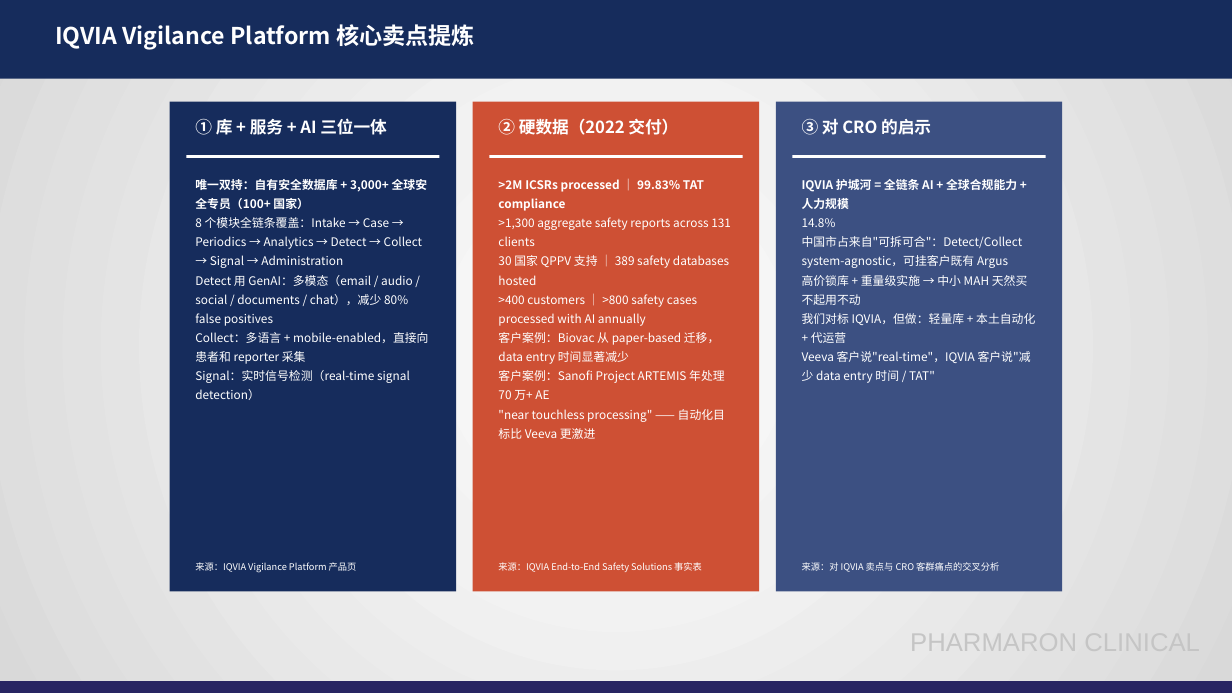
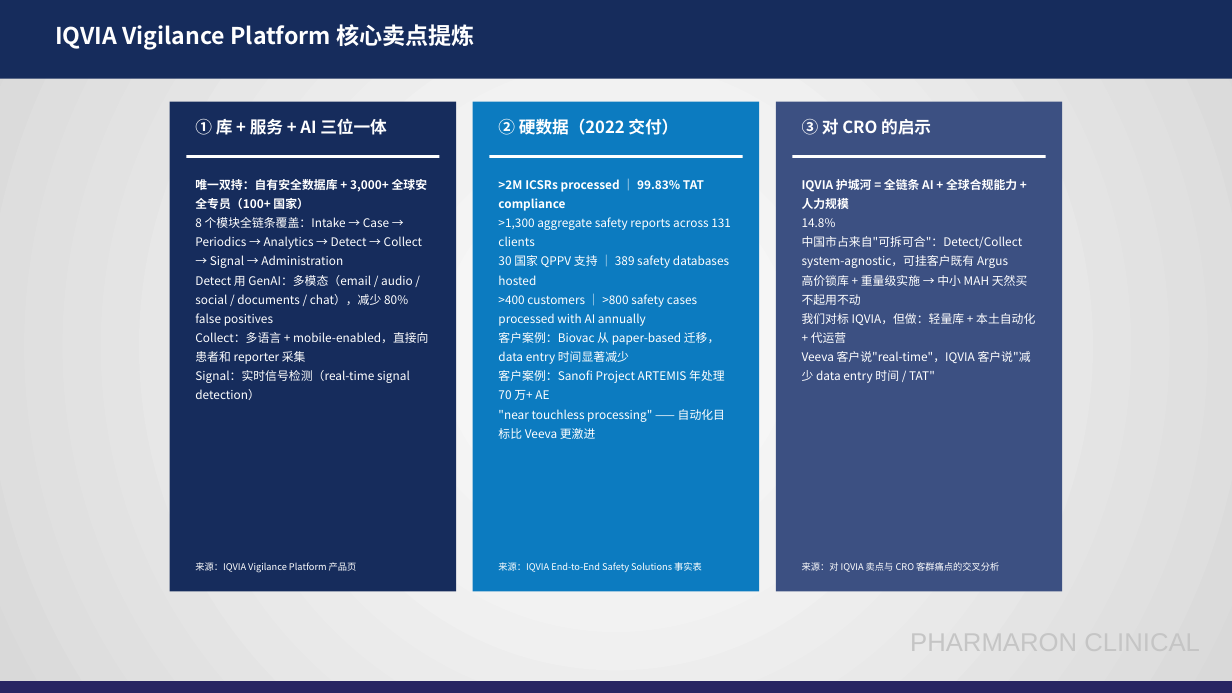
Before and after one commit to Eros-Python/TRAE-CODE, a slide deck: slide 21 of PV数据库市场调研总结-20261111.pptx. Drawn at 1232x693 pixels with LibreOffice and Linux fonts; fonts in the diff are those of the drawing; background and template pictures are left out. Boxes give left, top, right and bottom in pixels: in the first picture for what was removed or moved away, otherwise in the second. Text is boxed around its words. In the diff, an @@ line names an element or a change of style, - is before the commit and + after.

```diff
--- a/PV数据库市场调研总结-20261111.pptx
+++ b/PV数据库市场调研总结-20261111.pptx
@@ rectangle at bbox=[473, 102, 760, 592]: fill #CE5034 to #0C7BC0 @@
```
Also in this commit, not shown: 16 other slides changed, 1 slide added, 2 other files.
